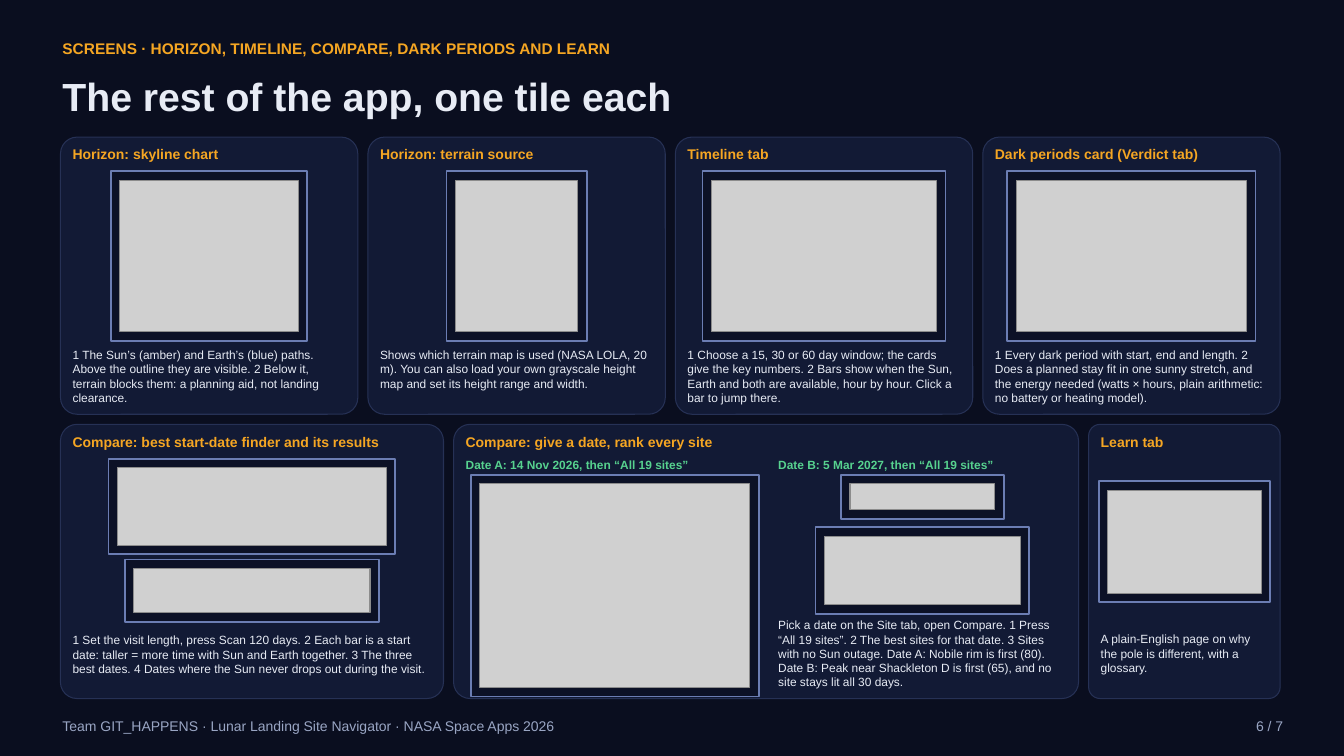
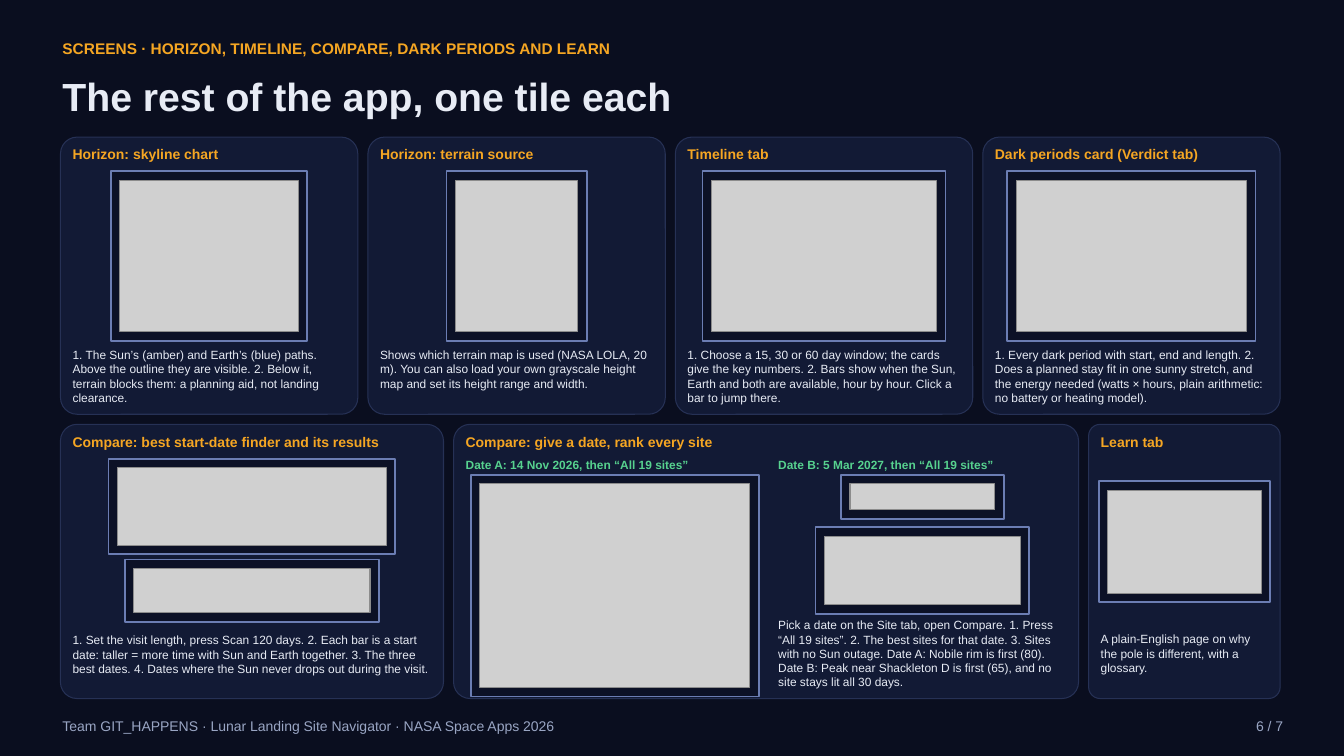
Before and after one commit to Amitrajeetpaul/lunar-landing-site-navigator, a slide deck: slide 6 of docs/GIT_7_SLIDE_PPT.pptx. Drawn at 1344x756 pixels with LibreOffice and Linux fonts; fonts in the diff are those of the drawing; grey boxes stand for pictures. Boxes give left, top, right and bottom in pixels: in the first picture for what was removed or moved away, otherwise in the second. Text is boxed around its words. In the diff, an @@ line names an element or a change of style, - is before the commit and + after.

```diff
--- a/docs/GIT_7_SLIDE_PPT.pptx
+++ b/docs/GIT_7_SLIDE_PPT.pptx
@@ text at (73, 350, 319, 402): text changed @@
-1 The Sun’s (amber) and Earth’s (blue) paths. Above the outline they are visible. 2 Below it, terrain blocks them: a planning aid, not landing clearance.
+1. The Sun’s (amber) and Earth’s (blue) paths. Above the outline they are visible. 2. Below it, terrain blocks them: a planning aid, not landing clearance.
@@ text at (687, 350, 955, 405): text changed @@
-1 Choose a 15, 30 or 60 day window; the cards give the key numbers. 2 Bars show when the Sun, Earth and both are available, hour by hour. Click a bar to jump there.
+1. Choose a 15, 30 or 60 day window; the cards give the key numbers. 2. Bars show when the Sun, Earth and both are available, hour by hour. Click a bar to jump there.
@@ text at (995, 350, 1263, 405): text changed @@
-1 Every dark period with start, end and length. 2 Does a planned stay fit in one sunny stretch, and the energy needed (watts × hours, plain arithmetic: no battery or heating model).
+1. Every dark period with start, end and length. 2. Does a planned stay fit in one sunny stretch, and the energy needed (watts × hours, plain arithmetic: no battery or heating model).
@@ text at (778, 620, 1053, 689): text changed @@
-Pick a date on the Site tab, open Compare. 1 Press “All 19 sites”. 2 The best sites for that date. 3 Sites with no Sun outage. Date A: Nobile rim is first (80). Date B: Peak near Shackleton D is first (65), and no site stays lit all 30 days.
+Pick a date on the Site tab, open Compare. 1. Press “All 19 sites”. 2. The best sites for that date. 3. Sites with no Sun outage. Date A: Nobile rim is first (80). Date B: Peak near Shackleton D is first (65), and no site stays lit all 30 days.
@@ text at (73, 635, 428, 676): text changed @@
-1 Set the visit length, press Scan 120 days. 2 Each bar is a start date: taller = more time with Sun and Earth together. 3 The three best dates. 4 Dates where the Sun never drops out during the visit.
+1. Set the visit length, press Scan 120 days. 2. Each bar is a start date: taller = more time with Sun and Earth together. 3. The three best dates. 4. Dates where the Sun never drops out during the visit.
```
Also in this commit, not shown: 2 other slides changed, 1 other file.
